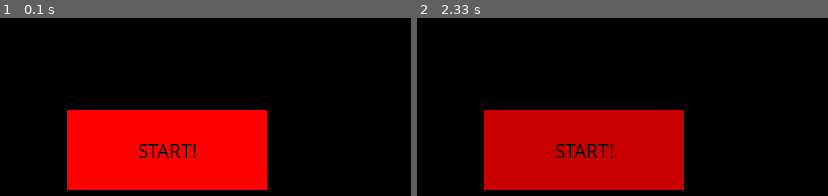
Above: before the commit, frames 1-2 (left to right).
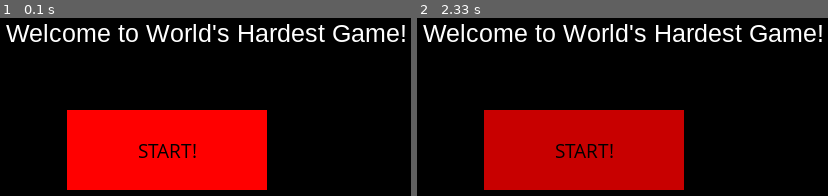
Above: after the commit, the same moments.

Repository: amangla20/CS550
Game: pygame game, started from worlds_hardest_gamefinal.py
Same seed, same stepped clock (60 frames per second), same inputs: the game is played once before the commit and once after it.
Inputs (mouse positions are in pixels of both pictures, inside the frame that each line leads up to):
- Up to frame 1 (0.1 s): no input
- Up to frame 2 (2.33 s): click "START!" at 0.38 s; click (626, 62) at 0.72 s; click "START!" at 1.05 s; click (outside the picture) at 1.38 s; click "START!" at 2.22 s

The runs differ from the first frame. In frame 1, 3.7% of the frame differs, in the area x 1-99%, y 3-14%; in frame 2, 3.7%.

Commit message:
getting sonali's code

Diff:
--- /dev/null
+++ b/World's Hardest Game/balls.csv
@@ -0,0 +1,13 @@
+194,328,327,436,-5,1,0,0,255
+220,328,327,436,-5,1,0,0,255
+246,428,327,436,5,1,0,0,255
+272,428,327,436,5,1,0,0,255
+298,328,327,436,-5,1,0,0,255
+324,328,327,436,-5,1,0,0,255
+376,428,327,436,5,1,0,0,255
+428,328,327,436,-5,1,0,0,255
+454,328,327,436,-5,1,0,0,255
+480,428,327,436,5,1,0,0,255
+506,428,327,436,5,1,0,0,255
+532,328,327,436,-5,1,0,0,255
+558,328,327,436,-5,1,0,0,255
--- /dev/null
+++ b/World's Hardest Game/barriers.csv
@@ -0,0 +1,24 @@
+Posx,Posy,Dimw,Dimh,Kind
+0,29,3,446,1
+0,29,677,3,1
+674,29,3,446,1
+0,443,677,3,1
+78,287,518,29,1
+570,287,27,81,1
+259,158,29,129,1
+156,391,28,52,1
+259,29,29,79,1
+259,80,185,29,1
+389,158,130,27,1
+491,29,28,155,1
+3,32,101,23,2
+156,32,101,23,2
+53,184,25,25,2
+105,107,25,25,2
+131,160,127,127,2
+184,393,153,51,2
+416,316,153,50,2
+389,186,130,101,2
+597,287,77,78,2
+519,32,155,255,2
+3,316,152,127,3
--- /dev/null
+++ b/World's Hardest Game/barriers.py
@@ -0,0 +1,35 @@
+import pygame
+import csv
+from init_barrier import Create
+class Barriers:
+
+# def makeGreenSpace():
+# 	gs = Wall(3, 316, 152, 127, surface, 3)
+# 	gs.display()
+
+	def __init__(self, surface):
+		#self.surface = surface
+		self.surface = surface
+		self.barriers = []
+		with open('barriers.csv') as csv_file:
+			csv_reader = csv.reader(csv_file, delimiter=',')
+			for row in csv_reader:
+				self.barriers.append(Create(row[0], row[1], row[2], row[3], row[4]))
+
+
+
+	def display(self):
+		for location in self.barriers:
+			if location.getKind() == "1": #purple walls
+				pygame.draw.rect(self.surface, (255, 100, 255), (int(location.getPosx()), int(location.getPosy()), int(location.getDimw()), int(location.getDimh())))
+
+			elif location.getKind() == "2": #black space
+				pygame.draw.rect(self.surface, (0,0,0), (int(location.getPosx()), int(location.getPosy()), int(location.getDimw()), int(location.getDimh())))
+
+			elif location.getKind() == "3":
+				#green safe space
+				pygame.draw.rect(self.surface, (0, 255, 100), (int(location.getPosx()), int(location.getPosy()), int(location.getDimw()), int(location.getDimh())))
+			#self.display.update()
+
+	def collide(self):
+		pass
--- /dev/null
+++ b/World's Hardest Game/init_balls.py
@@ -0,0 +1,30 @@
+import pygame
+class CreateBall:
+	def __init__(self, surface, posx, posy, upperlim, lowerlim, speed, kind, rcolor, gcolor, bcolor):
+		self.surface = surface
+		self.posx = int(posx)
+		self.posy = int(posy)
+		self.upperlim = int(upperlim)
+		self.lowerlim = int(lowerlim)
+		self.speed = int(speed)
+		self.kind = int(kind)
+		self.rcolor = int(rcolor)
+		self.gcolor = int(gcolor)
+		self.bcolor = int(bcolor)
+		self.image = pygame.draw.circle(self.surface, (self.rcolor, self.gcolor, self.bcolor), [self.posx, self.posy], 5)
+
+
+	# def display(self, posx, posy, rcolor, gcolor, bcolor):
+	# 	for piece in self.balls:
+	# 		if piece.kind == "1":
+	# 			pygame.draw.circle(self.surface, (int(rcolor), int(gcolor), int(bcolor)), [int(piece.posx), int(newposy)], 5)
+
+
+	def oscillate_vertical(self):
+		if int(self.posy) >= int(self.lowerlim):
+			self.speed = -1 * int(self.speed)
+		if int(self.posy) <= int(self.upperlim):
+			self.speed = -1 * int(self.speed)
+		newposy = (int(self.posy) + int(self.speed))
+
+		self.__init__(self.surface, self.posx, newposy, self.upperlim, self.lowerlim, self.speed, self.kind, self.rcolor, self.gcolor, self.bcolor)
--- /dev/null
+++ b/World's Hardest Game/init_barrier.py
@@ -0,0 +1,28 @@
+class Create:
+	def __init__(self, posx, posy, dimw, dimh, kind):
+		self.posx = posx
+		self.posy = posy
+		self.dimw = dimw
+		self.dimh = dimh
+		self.kind = kind
+
+	def getPosx(self):
+		return self.posx
+	def setPosx(self):
+		self.posx = posx
+	def getPosy(self):
+		return self.posy
+	def setPosy(self):
+		self.posy = posy
+	def getDimw(self):
+		return self.dimw
+	def setDimw(self):
+		self.dimw = dimw
+	def getDimh(self):
+		return self.dimh
+	def setDimh(self):
+		self.dimh = dimh
+	def getKind(self):
+		return self.kind
+	def setKind(self):
+		self.kind = kind
--- /dev/null
+++ b/World's Hardest Game/player.py
@@ -0,0 +1,29 @@
+import pygame
+class Player(pygame.sprite.Sprite):
+
+	def __init__(self, surface, background, color, width, height):
+		super().__init__()
+		self.surface = surface
+		self.background = background
+		self.image = pygame.Surface([width, height])
+		self.image.fill((255, 255, 255))
+		self.image.set_colorkey((255, 255, 255))
+		pygame.draw.rect(self.image, color, [0, 0, width, height])
+		self.rect = self.image.get_rect()
+		surface.blit(self.image, self.rect)
+
+
+
+
+	def moveRight(self, posx):
+		self.rect.x += posx
+
+
+	def moveLeft(self, posx):
+		self.rect.x -= posx
+
+	def moveUp(self, posy):
+		self.rect.y -= posy
+
+	def moveDown(self, posy):
+		self.rect.y += posy
--- /dev/null
+++ b/World's Hardest Game/worldshardest.py
@@ -0,0 +1,75 @@
+import pygame
+from barriers import Barriers
+from init_balls import CreateBall
+import csv
+from player import Player
+
+pygame.display.init()
+Clock = pygame.time.Clock()
+
+surface = pygame.display.set_mode((677,446))
+done = False
+
+background = pygame.image.load('background.png')
+background = pygame.transform.scale(background,(677,446))
+rect = background.get_rect()
+rect = rect.move((0,0))
+surface.blit(background,rect)
+
+def load_balls():
+	wall = Barriers(surface)
+	wall.display()
+	balls = []
+	with open('balls.csv') as csv_file:
+		csv_reader = csv.reader(csv_file, delimiter=',')
+		for row in csv_reader:
+			balls.append(CreateBall(surface, row[0], row[1], row[2], row[3], row[4], row[5], row[6], row[7], row[8]))
+			#print(row)
+	return balls
+
+
+balls = load_balls()
+
+
+all_sprites_list = pygame.sprite.Group()
+player = Player(surface, background, (255, 0, 0), 15, 15)
+player.rect.x = 0
+player.rect.y = 0
+all_sprites_list.add(player)
+
+
+
+while not done:
+	location = pygame.mouse.get_pos()
+	print(location)
+	for ball in balls:
+		#pygame.display.update() # erases ball
+		surface.blit(background,ball.image, ball.image) # at ball.image redraw ball.image
+		ball.oscillate_vertical()
+		#pygame.display.update()
+
+	for event in pygame.event.get():
+		if event.type == pygame.QUIT:
+			done = True
+
+	keys = pygame.key.get_pressed()
+	if keys[pygame.K_LEFT]:
+		if player.rect.x > 0:
+			player.moveLeft(5)
+
+	if keys[pygame.K_RIGHT]:
+		if player.rect.x < 677 - player.rect.width:
+			player.moveRight(5)
+
+	if keys[pygame.K_UP]:
+		if player.rect.y > 0:
+			player.moveUp(5)
+
+	if keys[pygame.K_DOWN]:
+		if player.rect.y < 446 - player.rect.height:
+			player.moveDown(5)
+
+	all_sprites_list.update()
+
+	msElapsed = Clock.tick(20)
+	pygame.display.flip()
--- a/worlds_hardest_gamefinal.py
+++ b/worlds_hardest_gamefinal.py
@@ -128,13 +128,9 @@
 	if keys[pygame.K_LEFT]:
 		if player.rect.x > 0:
 			player.moveLeft(5)
-		else:
-			pass
 	if keys[pygame.K_RIGHT]:
 		if player.rect.x < 500 - player.rect.width:
 			player.moveRight(5)
-		else:
-			pass
 	if keys[pygame.K_UP]:
 		if player.rect.y > 0:
 			player.moveUp(5)
@@ -149,7 +145,7 @@
 
 	all_sprites_list.update()
 
-	screen.fill((0, 0, 0))
+	#screen.fill((0, 0, 0))
 
 	posx = int(width_screen/10)
 	posy = int(height_screen/5)
@@ -190,6 +186,7 @@
 height_screen = 446
 width_screen = 677
 size = [width_screen, height_screen]
+gameState = 0
 balls = []
 coins = []
 screen = pygame.display.set_mode(size)
@@ -256,10 +253,10 @@
 			DayFont = Font.render("Day:{0:03}".format(Day), 1, RED)
 			screen.blit(DayFont, DayFontR)
 
-	#start_screen()
+	# start_screen()
 	screen.fill((0, 0, 0))
 	welcome_font = pygame.font.SysFont('Trebuchet MS', 25)
-	welcome = welcome_font.render("Welcome to World's Hardest Game!", True, (0, 0, 0))
+	welcome = welcome_font.render("Welcome to World's Hardest Game!", True, (255, 255, 255))
 	welcome_rect = welcome.get_rect()
 	welcome_rect.center = (width_screen/2, height_screen/2)
 
--- /dev/null
+++ b/worldshardest.py
@@ -0,0 +1,75 @@
+import pygame
+from barriers import Barriers
+from init_balls import CreateBall
+import csv
+from player import Player
+
+pygame.display.init()
+Clock = pygame.time.Clock()
+
+surface = pygame.display.set_mode((677,446))
+done = False
+
+background = pygame.image.load('background.png')
+background = pygame.transform.scale(background,(677,446))
+rect = background.get_rect()
+rect = rect.move((0,0))
+surface.blit(background,rect)
+
+def load_balls():
+	wall = Barriers(surface)
+	wall.display()
+	balls = []
+	with open('balls.csv') as csv_file:
+		csv_reader = csv.reader(csv_file, delimiter=',')
+		for row in csv_reader:
+			balls.append(CreateBall(surface, row[0], row[1], row[2], row[3], row[4], row[5], row[6], row[7], row[8]))
+			#print(row)
+	return balls
+
+
+balls = load_balls()
+
+
+all_sprites_list = pygame.sprite.Group()
+player = Player(surface, background, (255, 0, 0), 15, 15)
+player.rect.x = 0
+player.rect.y = 0
+all_sprites_list.add(player)
+
+
+
+while not done:
+	location = pygame.mouse.get_pos()
+	print(location)
+	for ball in balls:
+		#pygame.display.update() # erases ball
+		surface.blit(background,ball.image, ball.image) # at ball.image redraw ball.image
+		ball.oscillate_vertical()
+		#pygame.display.update()
+
+	for event in pygame.event.get():
+		if event.type == pygame.QUIT:
+			done = True
+
+	keys = pygame.key.get_pressed()
+	if keys[pygame.K_LEFT]:
+		if player.rect.x > 0:
+			player.moveLeft(5)
+
+	if keys[pygame.K_RIGHT]:
+		if player.rect.x < 677 - player.rect.width:
+			player.moveRight(5)
+
+	if keys[pygame.K_UP]:
+		if player.rect.y > 0:
+			player.moveUp(5)
+
+	if keys[pygame.K_DOWN]:
+		if player.rect.y < 446 - player.rect.height:
+			player.moveDown(5)
+
+	all_sprites_list.update()
+
+	msElapsed = Clock.tick(20)
+	pygame.display.flip()
Binary file added: World's Hardest Game/background.png
Not shown, changed: .DS_Store
